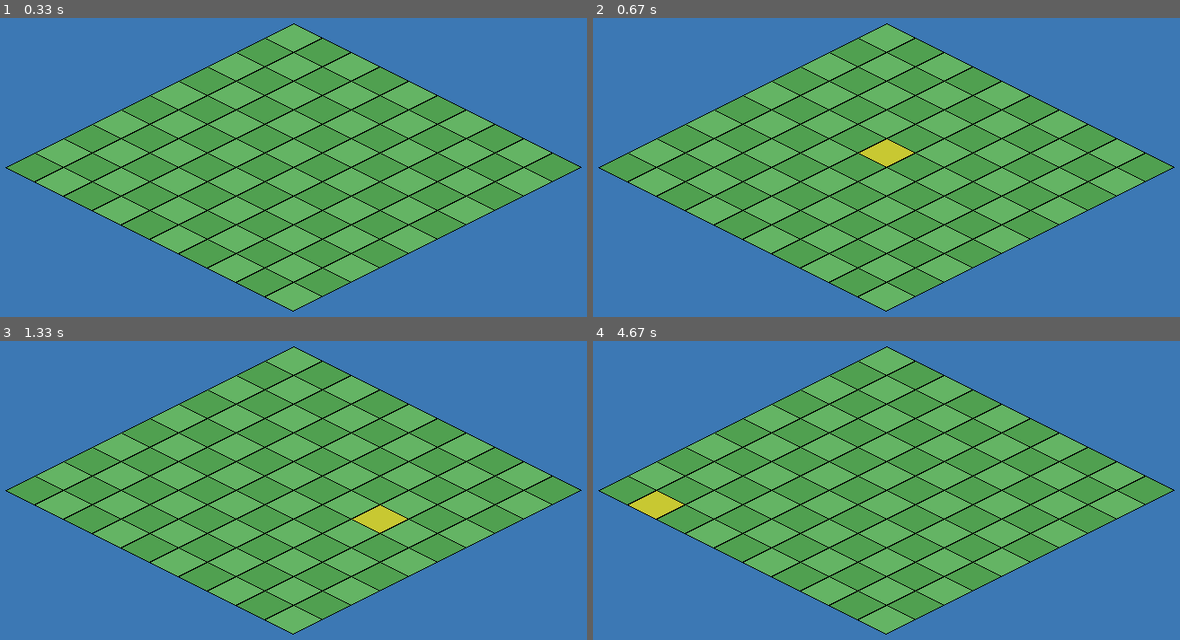
Above: before the commit, frames 1-4 (two rows, left to right).
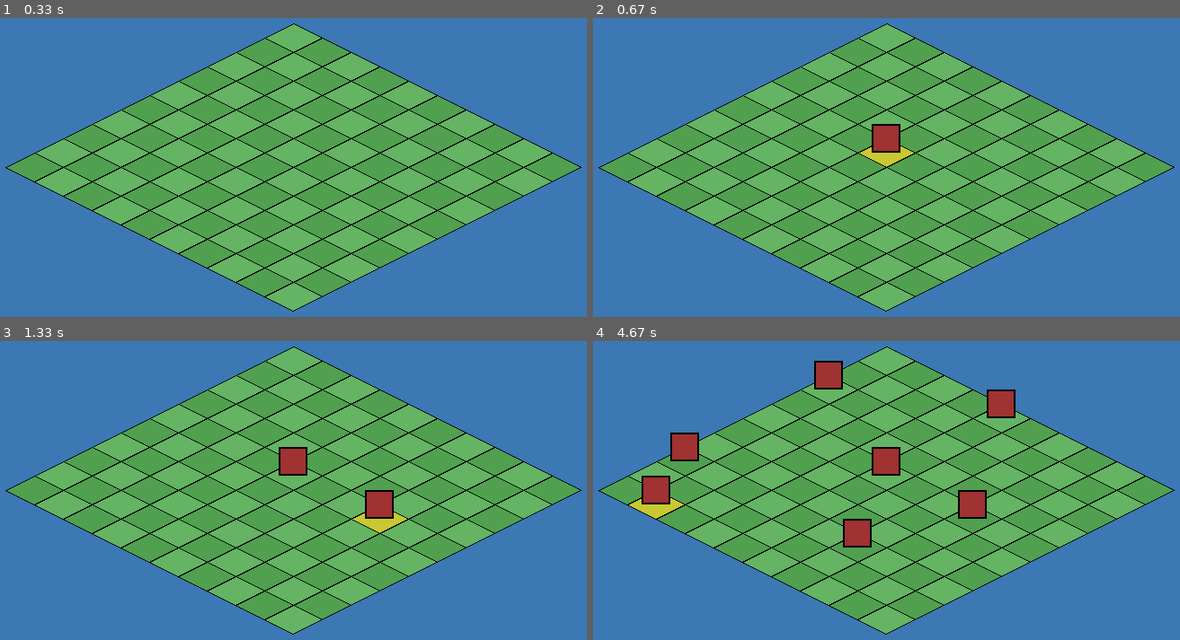
Above: after the commit, the same moments.

Repository: tdimnet/learn-pygame-by-doing
Game: pygame game, started from app.py
Same seed, same stepped clock (60 frames per second), same inputs: the game is played once before the commit and once after it.
Inputs (mouse positions are in pixels of both pictures, inside the frame that each line leads up to):
- Up to frame 1 (0.33 s): no input
- Up to frame 2 (0.67 s): click (886, 173) at 0.38 s
- Up to frame 3 (1.33 s): click (363, 616) at 0.72 s; click (375, 541) at 1.05 s
- Up to frame 4 (4.67 s): click (716, 388) at 1.38 s; click (886, 562) at 1.72 s; click (786, 382) at 2.05 s; click (1133, 637) at 2.38 s; click (675, 463) at 3.55 s; click (1144, 619) at 3.88 s; click (1033, 424) at 4.22 s; click (663, 529) at 4.55 s

Frame 1 is identical in both runs. In frame 2, 0.5% of the frame differs, in the area x 47-53%, y 35-46%; in frame 3, 0.9%; in frame 4, 3.3%, in the area x 8-72%, y 6-70%.

Commit message:
Allow the user to add a building on an empty cell

Diff:
--- a/app.py
+++ b/app.py
@@ -59,6 +59,26 @@
     )
 
 
+def draw_building(surface, gx, gy, offset):
+    iso_x, iso_y = grid_to_iso(gx, gy)
+    ox, oy = offset
+    cx = iso_x + ox
+    cy = iso_y + oy
+
+    building_width = TILE_WIDTH // 2
+    building_height = TILE_HEIGHT
+
+    rect = pygame.Rect(
+        cx - building_width // 2,
+        cy - building_height,
+        building_width,
+        building_height
+    )
+
+    pygame.draw.rect(surface, (160, 50, 50), rect)
+    pygame.draw.rect(surface, (0, 0, 0), rect, 2)
+
+
 def main():
     pygame.init()
     screen = pygame.display.set_mode(size=(SCREEN_WIDTH, SCREEN_HEIGHT))
@@ -71,23 +91,34 @@
     offset_y = SCREEN_HEIGHT // 4
     offset = (offset_x, offset_y)
 
+    grid_data = [[0 for _ in range(GRID_HEIGHT)] for _ in range(GRID_WIDTH)]
+
     running = True
     while running:
         dt = clock.tick(FPS) / 1000.0
+
+        mx, my = pygame.mouse.get_pos()
+        hover_gx, hover_gy = screen_to_grid(mx, my, offset)
 
         for event in pygame.event.get():
             if event.type == pygame.QUIT:
                 running = False
 
-        mx, my = pygame.mouse.get_pos()
-        hover_gx, hover_gy = screen_to_grid(mx, my, offset)
+            if event.type == pygame.MOUSEBUTTONDOWN and event.button == 1:
+                gx, gy = screen_to_grid(mx, my, offset)
+                if 0 <= gx < GRID_WIDTH and 0 <= gy < GRID_HEIGHT:
+                    grid_data[gx][gy] = 1
+
 
         screen.fill(color=(60, 120, 180))
 
         for gx in range(GRID_WIDTH):
             for gy in range(GRID_HEIGHT):
+
+                # Update on hover
                 if gx == hover_gx and gy == hover_gy:
                     color = (200, 200, 50)
+                # Draw the grid with different color
                 else:
                     color = (100, 180, 100) if (gx + gy) % 2 == 0 else (80, 160, 80)
 
@@ -98,6 +129,9 @@
                     color=color,
                     offset=offset)
 
+                if grid_data[gx][gy] == 1:
+                    draw_building(screen, gx, gy, offset)
+
         pygame.display.flip()
 
     pygame.quit()
